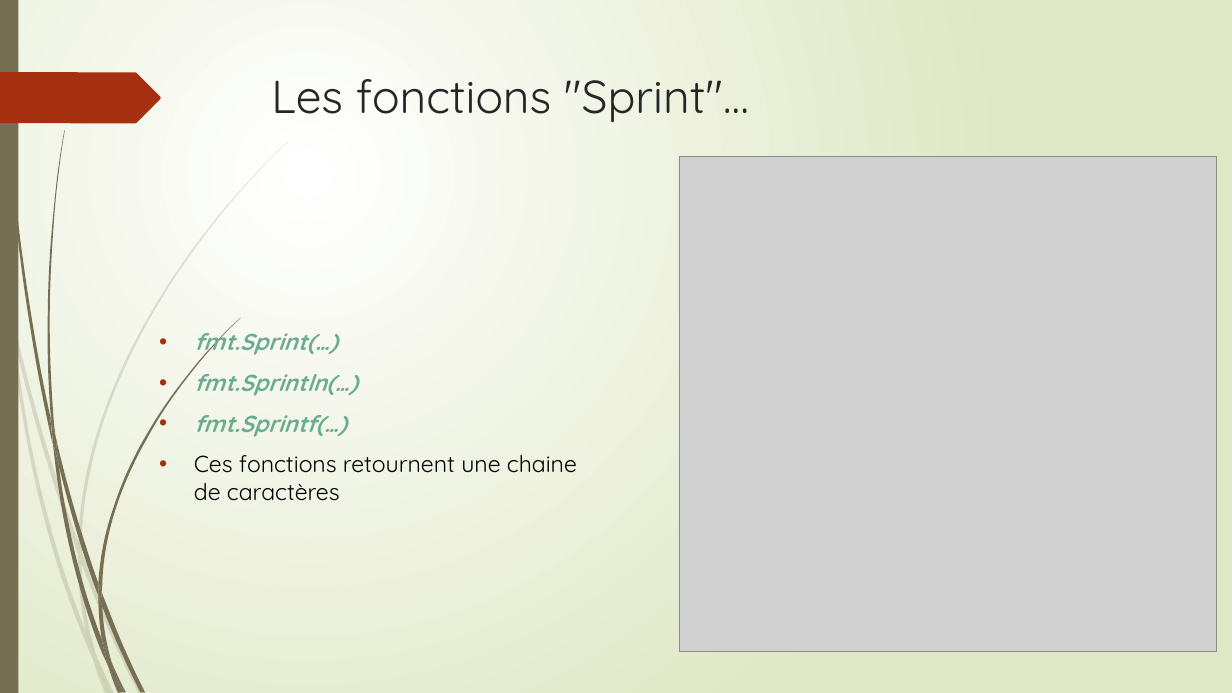
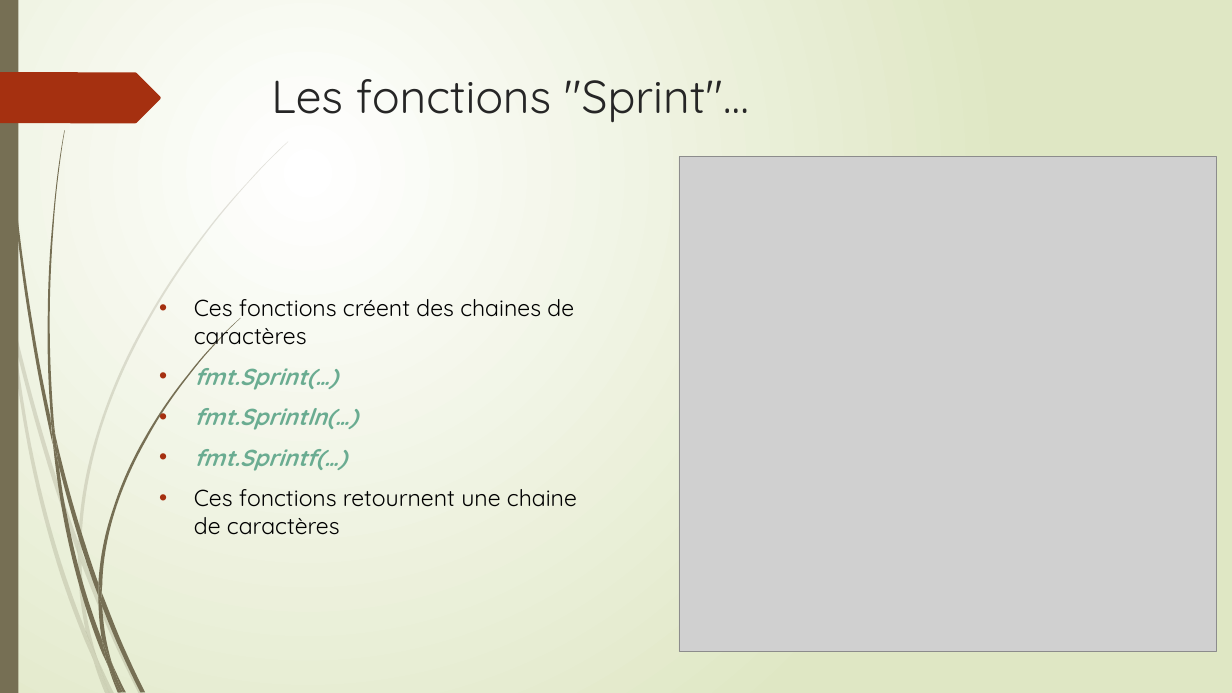
Before and after one commit to thierrydecker/learning-go, a slide deck: slide 30 of documentations/learning-go.pptx. Drawn at 1232x693 pixels with LibreOffice and Linux fonts; fonts in the diff are those of the drawing; grey boxes stand for pictures. Boxes give left, top, right and bottom in pixels: in the first picture for what was removed or moved away, otherwise in the second. Text is boxed around its words. In the diff, an @@ line names an element or a change of style, - is before the commit and + after.

```diff
--- a/documentations/learning-go.pptx
+++ b/documentations/learning-go.pptx
@@ text at [194, 299, 574, 350]: paragraph added @@
+• Ces fonctions créent des chaines de caractères
```
Also in this commit, not shown: 1 slide added, 3 other files.
